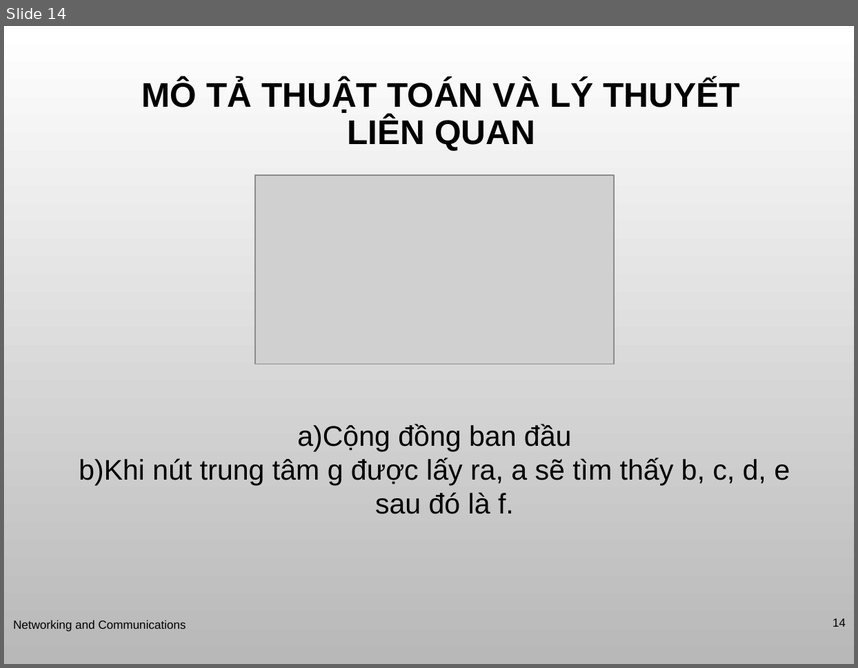
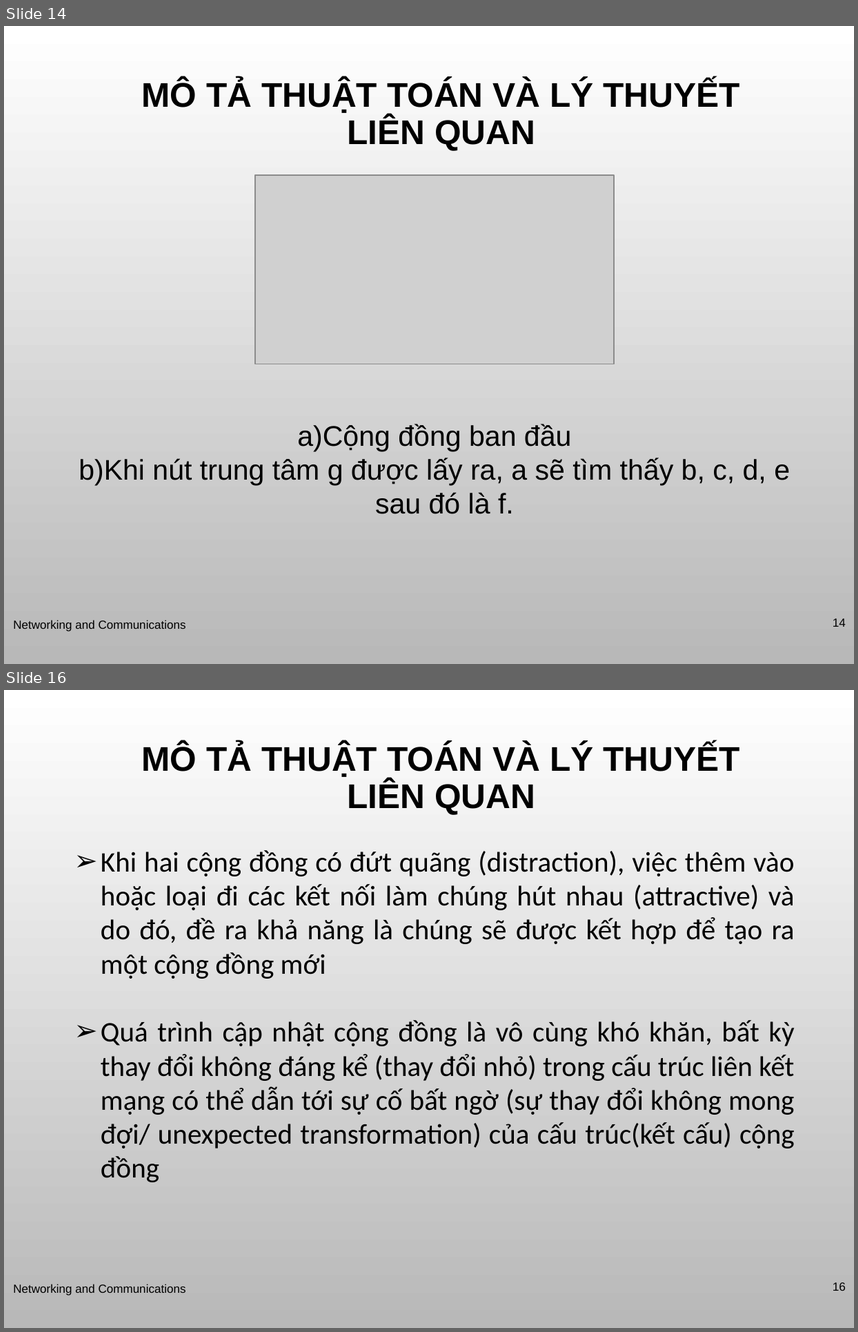
Before and after one commit to tunghd55/KLTN, a slide deck: Adaptive Algorithms for Detecting Community Structure in Dynamic.ppt. Shown one above the other, each under a label of ours: slide 14 before the commit, slides 14 and 16 after it; the slides between them are not shown. The pictures are 858x668 and 858x1332 pixels, drawn with LibreOffice and Linux fonts; fonts in the diff are those of the drawing; grey boxes stand for pictures; background and template pictures are left out. Boxes give left, top, right and bottom in pixels: in the first picture for what was removed or moved away, otherwise in the second. Text is boxed around its words. In the diff, an @@ line names an element or a change of style, - is before the commit and + after.

```diff
--- a/Adaptive Algorithms for Detecting Community Structure in Dynamic.ppt
+++ b/Adaptive Algorithms for Detecting Community Structure in Dynamic.ppt
@@ slide 16 added at (4,690,854,1328), background picture (left out) @@
@@ title added at (142,744,740,815), 29 pt, text #000000, bold @@
+MÔ TẢ THUẬT TOÁN VÀ LÝ THUYẾT LIÊN QUAN
@@ text added at (101,850,795,1182), 24 pt, text #000000 @@
+➢ Khi hai cộng đồng có đứt quãng (distraction), việc thêm vào hoặc loại đi các kết nối làm chúng hút nhau (attractive) và do đó, đề ra khả năng là chúng sẽ được kết hợp để tạo ra một cộng đồng mới
+➢ Quá trình cập nhật cộng đồng là vô cùng khó khăn, bất kỳ thay đổi không đáng kể (thay đổi nhỏ) trong cấu trúc liên kết mạng có thể dẫn tới sự cố bất ngờ (sự thay đổi không mong đợi/ unexpected transformation) của cấu trúc(kết cấu) cộng đồng
@@ text added at (13,1283,186,1295), 10 pt, text #000000 @@
+Networking and Communications
@@ page number added at (833,1282,846,1290), 10 pt, text #000000 @@
+16
```
Also in this commit, not shown: 1 slide changed, 13 other slides added, 6 other files.
